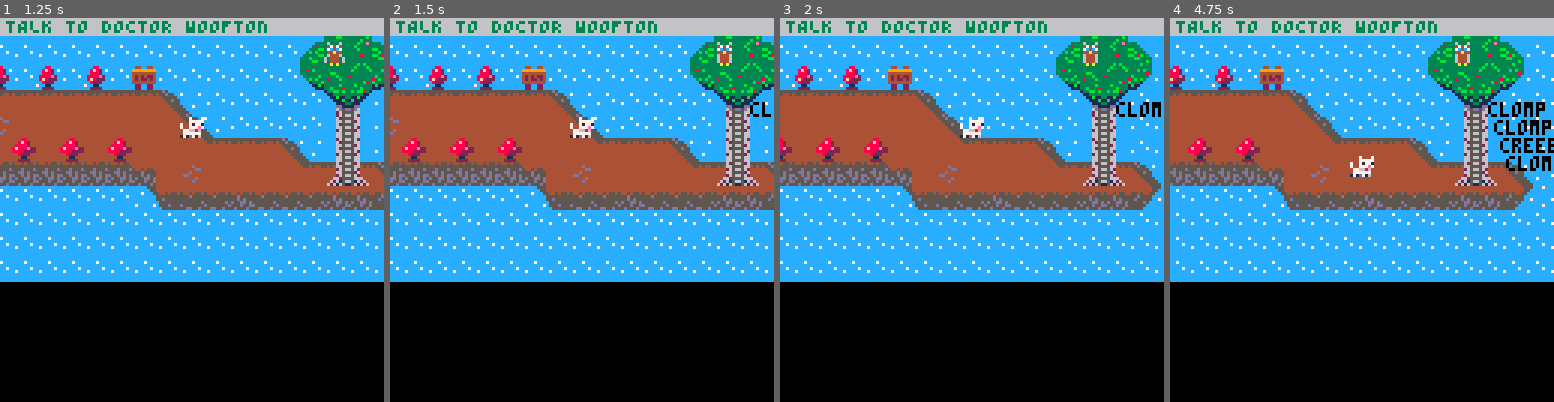
Above: before the commit, frames 1-4 (left to right).
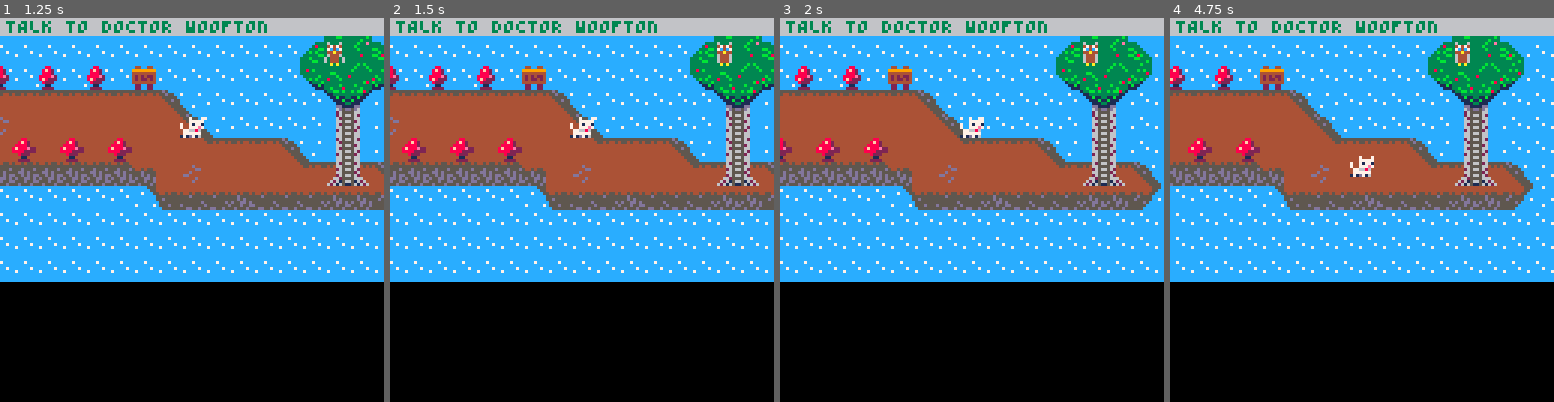
Above: after the commit, the same moments.

Repository: Mackeriah/FurlockBones-game
Game: PICO-8 cartridge furlock bones.p8
The game is run twice, just before and just after one commit, with the same random seed, the same clock (stepped at 60 frames per second) and the same inputs.
Inputs:
- Up to frame 1 (1.25 s): tap X (X key) at 0.33, 1.07 s; tap O (Z key) at 0.7 s
- Up to frame 2 (1.5 s): no input
- Up to frame 3 (2 s): hold Right from 1.6 s (still down); tap O (Z key) at 1.7 s; tap X (X key) at 1.85 s
- Up to frame 4 (4.75 s): release Right at 2.1 s; tap O (Z key) every 0.4 s from 2.1 to 4.5 s; hold Up 2.15-2.42 s; hold Right 2.47-3.03 s; tap X (X key) at 2.97, 4.08 s; hold Left 3.08-3.58 s; hold Down 3.63-3.97 s; hold Right 4.02-4.68 s; hold Up from 4.73 s (still down)

Frame 1 is identical in both runs. In frame 2, less than 0.1% of the frame differs, in the area x 93-100%, y 21-26%; in frame 3, 0.2%; in frame 4, 1.1%, in the area x 82-100%, y 21-40%.

Commit message:
removed some unused functions

Diff:
--- a/furlock bones.p8
+++ b/furlock bones.p8
@@ -25,14 +25,14 @@
 
 --init, update and draw functions
 function _init()
-	timeStart = 0
+	musicState = 'start'
+	timeStart = 0 -- used for Dev credits
 	displayDev = false
 	camera_x, camera_y = 0,0
 	tmp_camera_x, tmp_camera_y = 0,0 -- don't remove this
 	activeGame = false
 	current_map_maximum_x = 624
 	current_map_maximum_y = 248
-	init_music()
 	map_swapper()
 	create_player()
 	create_woofton()
@@ -48,7 +48,7 @@
 	--objectiveCurrent = "TAKE THE PAGES TO WOOFTON"	-- TESTING ONLY
 	--objectiveCurrent = "TALK TO WISE OLD OWL AGAIN"	-- TESTING ONLY
 	--objectiveCurrent = "TALK TO WISE OLD OWL"	-- TESTING ONLY
-	owlBookState = "going downstairs part 2"
+	--owlBookState = "going downstairs part 2"
 	--objectiveCurrent = "PRESS Z TO VIEW PAGES"
 	leaves = {} -- used to store leaves, obvs
 	pages = {}
@@ -93,7 +93,6 @@
 			move_player() -- MUST be before camera_follow_player
 			camera_follow_player() -- MUST be after move_player
 			conversation_system()
-			move_woofton()
 			check_character_collision()
 			doMapStuff()
 			newsigncollision()
@@ -1267,32 +1266,6 @@
 	woofton.speechColour = 9
 end
 
-function move_woofton()
-	if (woofton_collision(player.x,player.y,woofton.x,woofton.y)) == true then
-		-- this just stops woofton moving any closer and stops him pestering for a while
-	-- else
-	-- 	if woofton.wait == true then -- wait if woofton's recently pestered player
-	-- 		if (time() >= woofton.waitTime +5 ) then
-	-- 			woofton.wait = false
-	-- 		else return end
-	-- 	else
-	-- 		if player.x < woofton.x then
-	-- 			woofton.x -= woofton.speed
-	-- 			woofton.direction = -1
-	-- 		end
-	-- 		if player.x > woofton.x then
-	-- 			woofton.x += woofton.speed
-	-- 			woofton.direction = 1
-	-- 		end
-	-- 		if player.y < woofton.y then
-	-- 			woofton.y -= woofton.speed
-	-- 		end
-	-- 		if player.y > woofton.y then
-	-- 			woofton.y += woofton.speed
-	-- 		end
-	-- 	end
-	end
-end
 
 function woofton_collision(playerx,playery,charx,chary)
 	if charx +10 > playerx and charx < playerx +10 and chary +10 > playery and chary < playery +10 then
@@ -1327,7 +1300,6 @@
 	owlTime = 0
 	owlWait = 2
 	stepTimeStart = 0
-	--stepTimeStart2 = 0
 	owlBookState = "none"
 	itemsBroken = 0 -- used when owl is shaking screen brekaing stuff in library
 	owl.speechColour = 2
@@ -1385,7 +1357,7 @@
 		print("clomp", owl.x+14, owl.y+26, 0)
 	end
 	if stepTimeStart <= time() - 3 then
-		print("creeeak", owl.x+16, owl.y+32, 0)
+		print("creak", owl.x+16, owl.y+32, 0)
 	end
 	if stepTimeStart <= time() - 4 then
 		print("clomp", owl.x+18, owl.y+38, 0)
@@ -1415,7 +1387,7 @@
 			print("clomp", owl.x+14, owl.y+26, 0)
 		end
 		if stepTimeStart <= time() - 3 then
-			print("creeeak", owl.x+16, owl.y+32, 0)
+			print("creeak", owl.x+16, owl.y+32, 0)
 		end
 		if stepTimeStart <= time() - 4 then
 			print("clomp", owl.x+18, owl.y+38, 0)
@@ -1804,10 +1776,6 @@
 	print(str, 64 - (#str * 2), height, colour)
 end
 
-function log(text,overwrite) -- external logging file
-		printh(text, "log", overwrite)
-end
-
 function doMapStuff()
 	-- if (btnp(🅾️)) then
 	-- 	--squish=compressmap(0,0,128,16) -- compress current map 128x16 into squish
@@ -1884,16 +1852,13 @@
 	char6=_n
 end
 
-function init_music()
-	track_1start = 0 -- this indicates the point in the music the track starts
-	track_2start = 11
-	track_3start = 22
-	track_4start = 33 -- end game music
-	track_5start = 37 -- library music
-	musicState = 'start' -- used for music, seems bizarely complex!
-end
-
 function musicControl()
+	local track_1start = 0 -- this indicates the point in the music the track starts
+	--local track_2start = 11
+	--local track_3start = 22
+	local track_4start = 33 -- end game music
+	local track_5start = 37 -- library music
+
 	if (activeGame == false) and musicState != 'menu' then
 			music(track_2start,0,120)
 			musicState = 'menu'
